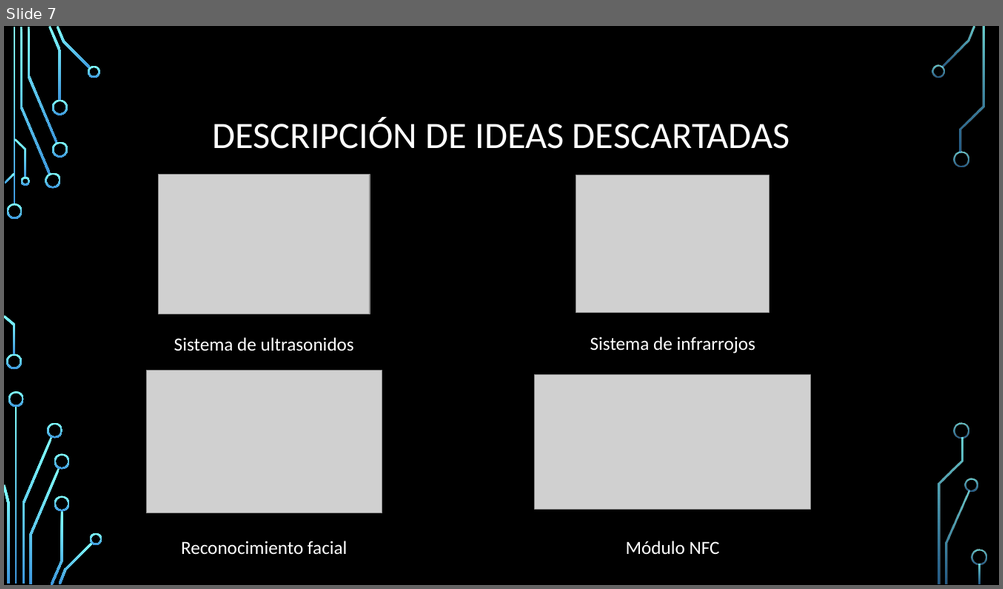
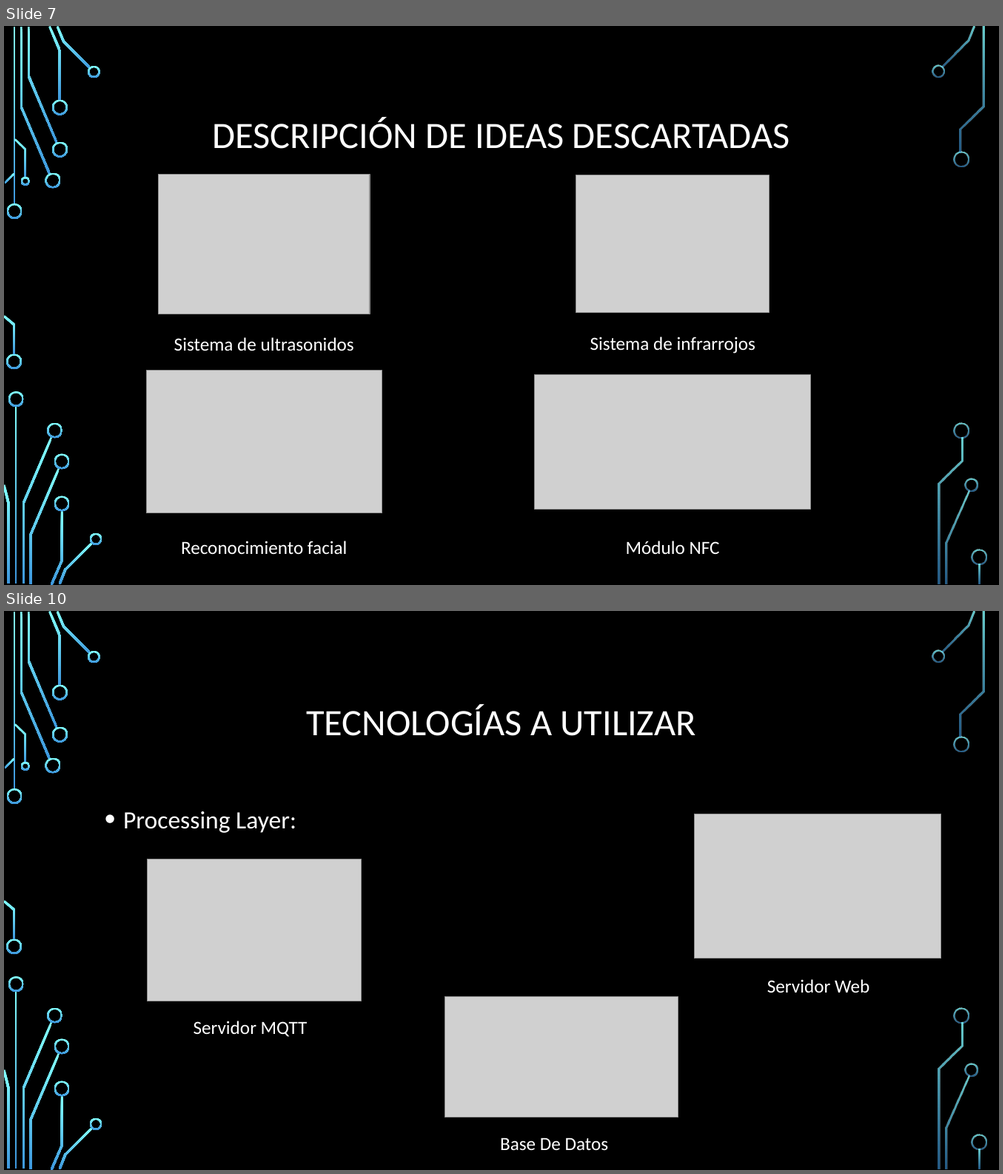
Before and after one commit to ByVerduXx/ControlAforo, a slide deck: Control de aforo.pptx. Shown one above the other, each under a label of ours: slide 7 before the commit, slides 7 and 10 after it; the slides between them are not shown. The pictures are 1003x589 and 1003x1174 pixels, drawn with LibreOffice and Linux fonts; fonts in the diff are those of the drawing; grey boxes stand for pictures; background and template pictures are left out. Boxes give left, top, right and bottom in pixels: in the first picture for what was removed or moved away, otherwise in the second. Text is boxed around its words. In the diff, an @@ line names an element or a change of style, - is before the commit and + after.

```diff
--- a/Control de aforo.pptx
+++ b/Control de aforo.pptx
@@ slide 10 added at [4,611,999,1170], background picture (left out); not listed: 36 template elements that a slide beside it also shows @@
@@ text added at [306,705,696,736], 36 pt, text #373737 @@
+TECNOLOGÍAS A UTILIZAR
@@ text added at [123,812,296,833], 24 pt, text #373737 @@
+• Processing Layer:
@@ picture added at [694,814,941,959] @@
@@ picture added at [148,860,361,1002] @@
@@ text added at [767,980,869,993], 18 pt, text #373737 @@
+Servidor Web
@@ picture added at [445,997,678,1118] @@
@@ text added at [193,1021,307,1037], 18 pt, text #373737 @@
+Servidor MQTT
@@ text added at [500,1138,609,1151], 18 pt, text #373737 @@
+Base De Datos
```
Also in this commit, not shown: 9 other slides changed, 2 other slides added, 1 slide removed, 1 other file.
